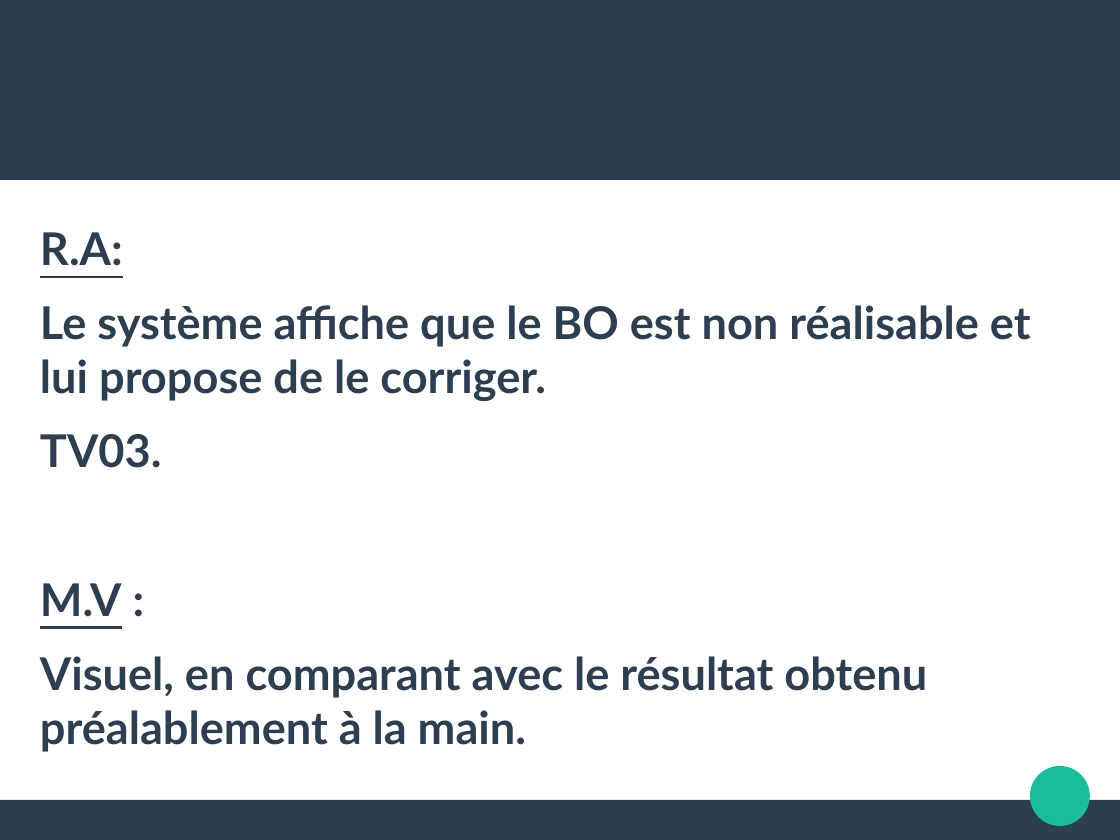
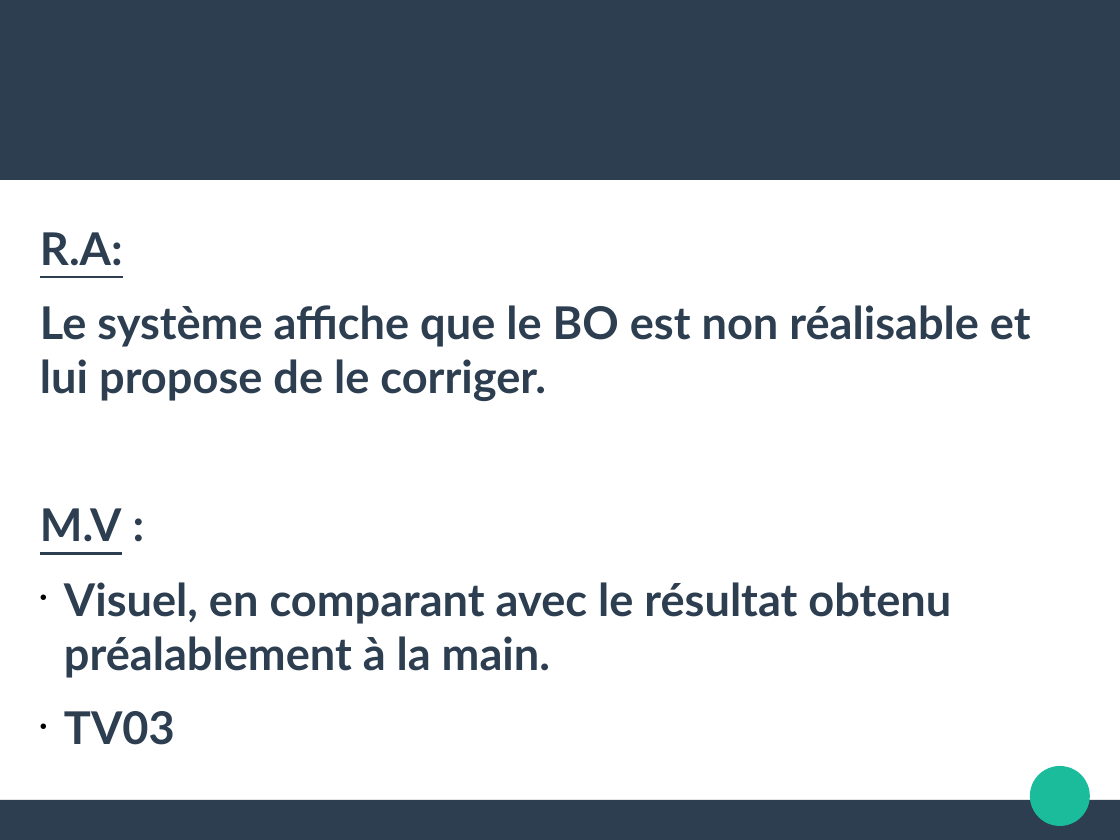
Before and after one commit to natmaurice/tme-il-smartbuilders, a slide deck: slide 21 of IL.odp. Drawn at 1120x840 pixels with LibreOffice and Linux fonts; fonts in the diff are those of the drawing. Boxes give left, top, right and bottom in pixels: in the first picture for what was removed or moved away, otherwise in the second. Text is boxed around its words. In the diff, an @@ line names an element or a change of style, - is before the commit and + after.

```diff
--- a/IL.odp
+++ b/IL.odp
@@ text at box(40, 434, 162, 468): paragraph removed @@
-TV03.
@@ text at box(64, 582, 951, 678): bullet none to • @@
@@ text at box(64, 711, 175, 745): paragraph added @@
+• TV03
```
Also in this commit, not shown: 1 other slide changed, 1 other file.
